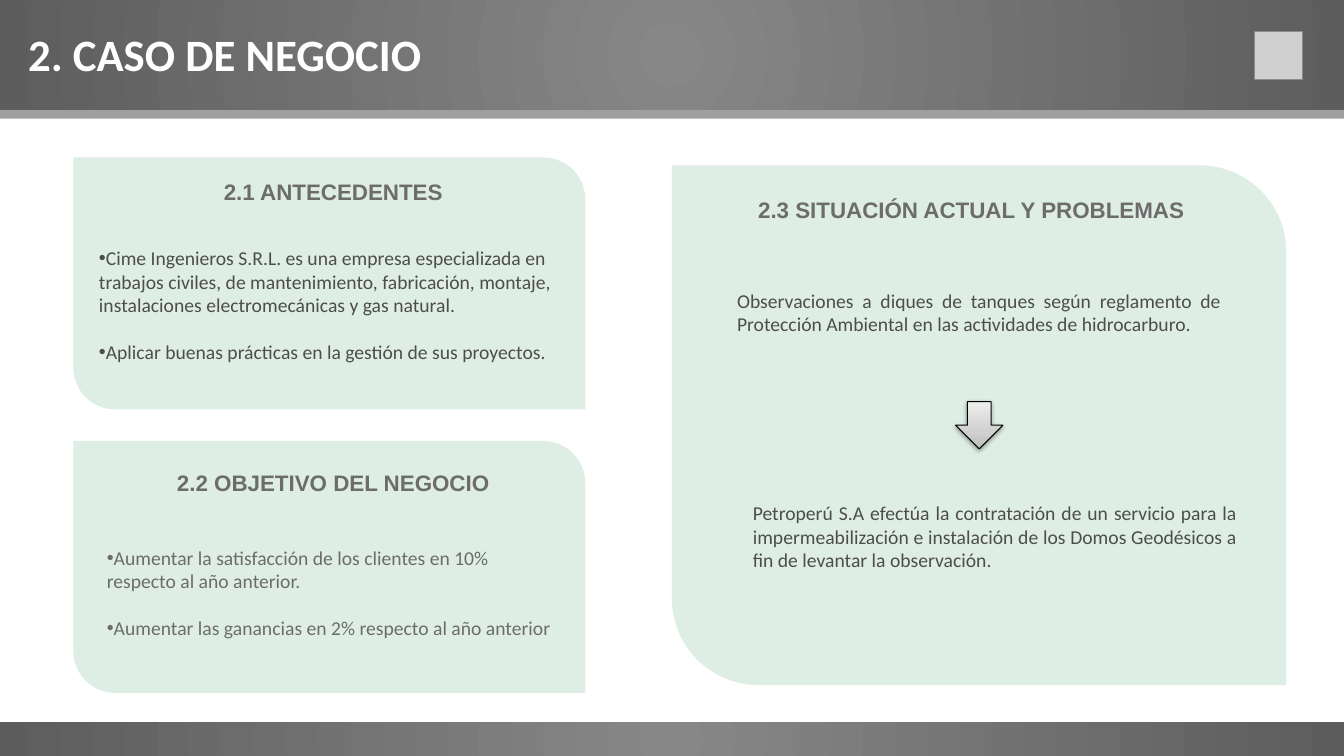
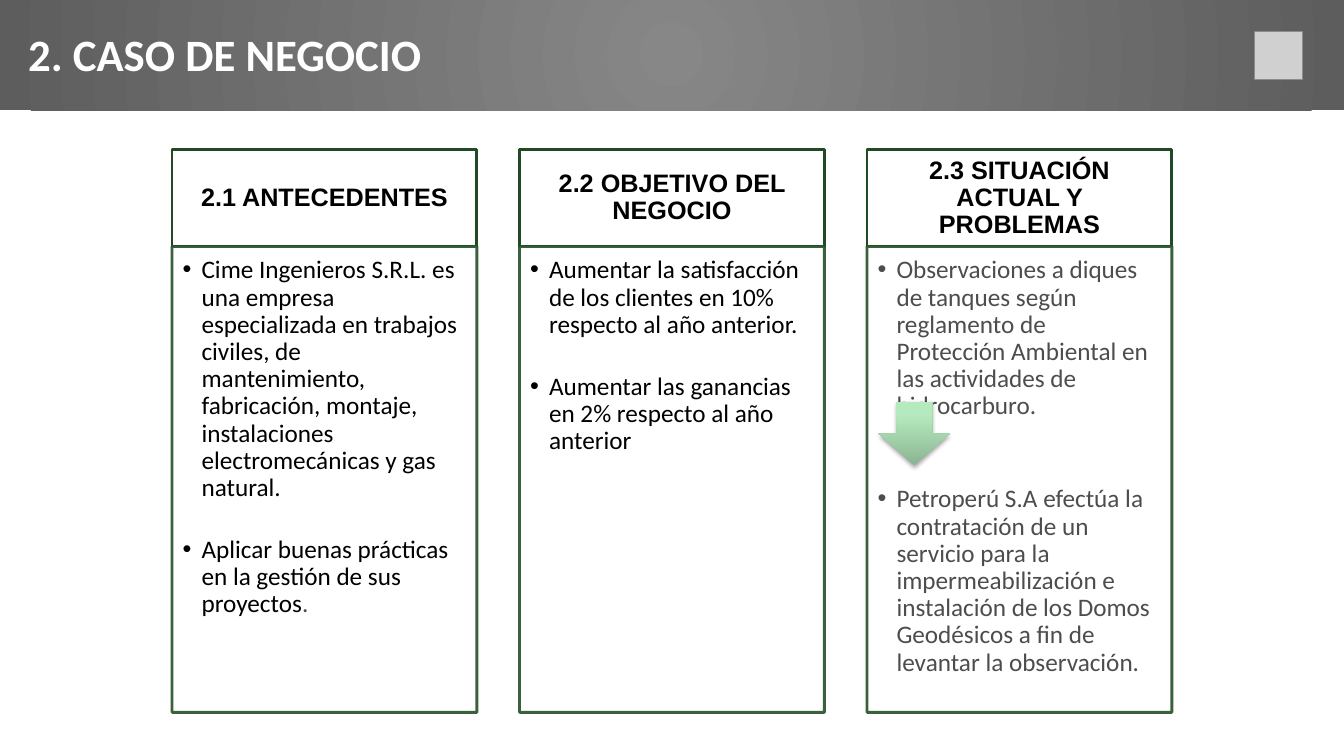
Before and after one commit to apizarro2012/p2018Domos, a slide deck: slide 5 of PDomos-PresentacionV1.0.pptx. Drawn at 1344x756 pixels with LibreOffice and Linux fonts; fonts in the diff are those of the drawing; grey boxes stand for pictures. Boxes give left, top, right and bottom in pixels: in the first picture for what was removed or moved away, otherwise in the second. Text is boxed around its words. In the diff, an @@ line names an element or a change of style, - is before the commit and + after.

```diff
--- a/PDomos-PresentacionV1.0.pptx
+++ b/PDomos-PresentacionV1.0.pptx
@@ rectangle removed at [0,110,1344,118] @@
@@ round diag rect removed at [74,157,586,409] @@
@@ text "2.1 ANTECEDENTES": place and size @@
-text "2.1 ANTECEDENTES" at [224,184,442,200]
+text "2.1 ANTECEDENTES" at [201,188,448,207]
@@ text "2.1 ANTECEDENTES" at [201,188,448,207]: size 16 to 18 pt, text colour #6C6C6C to #000000; list level 2 to 1 in "2.1 ANTECEDENTES"; line spacing 1 to 0.9; vertical alignment top to middle @@
@@ text "2.2 OBJETIVO DEL NEGOCIO": place and size @@
-text "2.2 OBJETIVO DEL NEGOCIO" at [177,475,489,491]
+text "2.2 OBJETIVO DEL NEGOCIO" at [559,174,785,220]
@@ text "2.2 OBJETIVO DEL NEGOCIO" at [559,174,785,220]: size 16 to 18 pt, text colour #6C6C6C to #000000; list level 2 to 1 in "2.2 OBJETIVO DEL NEGOCIO"; line spacing 1 to 0.9; vertical alignment top to middle @@
@@ round diag rect removed at [671,165,1286,686] @@
@@ text "2.3 SITUACIÓN ACTUAL Y PROBLEMAS": place and size @@
-text "2.3 SITUACIÓN ACTUAL Y PROBLEMAS" at [758,200,1184,218]
+text "2.3 SITUACIÓN ACTUAL Y PROBLEMAS" at [929,158,1110,234]
@@ text "2.3 SITUACIÓN ACTUAL Y PROBLEMAS" at [929,158,1110,234]: size 16 to 18 pt, text colour #6C6C6C to #000000; list level 2 to 1 in "2.3 SITUACIÓN ACTUAL Y PROBLEMAS"; line spacing 1 to 0.9; vertical alignment top to middle @@
@@ text "Cime Ingenieros S.R.L. es una ...": place and size @@
-text "Cime Ingenieros S.R.L. es una ..." at [99,251,550,363]
+text "Cime Ingenieros S.R.L. es una ..." at [202,260,457,616]
@@ text "Cime Ingenieros S.R.L. es una ..." at [202,260,457,616]: size 14 to 18 pt, text colour #4D4D4D to #000000; bullet • to ••; list level 1 to 2 in "Cime Ingenieros S.R.L. es una ..."; line spacing 1 to 0.9; list level 1 to 2 in "Aplicar buenas prácticas en la ..." @@
@@ text "Aumentar la satisfacción de los ...": place and size @@
-text "Aumentar la satisfacción de los ..." at [107,551,550,639]
+text "Aumentar la satisfacción de los ..." at [549,260,799,450]
@@ text "Aumentar la satisfacción de los ..." at [549,260,799,450]: size 14 to 18 pt, text colour #6C6C6C to #000000; bullet • to ••; list level 1 to 2 in "Aumentar la satisfacción de los ..."; line spacing 1 to 0.9; list level 1 to 2 in "Aumentar las ganancias en 2% ..." @@
@@ text "Observaciones a diques de tanques ...": place and size @@
-text "Observaciones a diques de tanques ..." at [753,506,1236,567]
+text "Observaciones a diques de tanques ..." at [897,260,1150,671]
@@ group added at [172,150,1172,712]: 6 rectangles @@
@@ text at [897,260,1148,421]: paragraph added @@
+  •• Observaciones a diques de tanques según reglamento de Protección Ambiental en las actividades de hidrocarburo.
@@ text removed at [737,294,1220,331] @@
-Observaciones a diques de tanques según reglamento de Protección Ambiental en las actividades de hidrocarburo.
@@ down arrow: place and size @@
-down arrow at [956,401,1003,449]
+down arrow at [878,402,950,466]
@@ down arrow at [878,402,950,466]: fill gradient #BDBDBD to #D1D1D1 to #EEEEEE to gradient #8CB593 to #B6EBBF to #B6EDBF; outline #000000 0.75 pt to none; shadow changed @@
@@ round diag rect removed at [74,442,586,694] @@
@@ text at [897,489,1150,671]: size 14 to 18 pt in "Petroperú S.A efectúa la contratación de un ..."; alignment justified to left; bullet none to ••; list level 1 to 2 in "Petroperú S.A efectúa la contratación ..."; line spacing 1 to 0.9 @@
@@ rectangle removed at [0,723,1344,756] @@
```
Also in this commit, not shown: 9 other slides changed.
